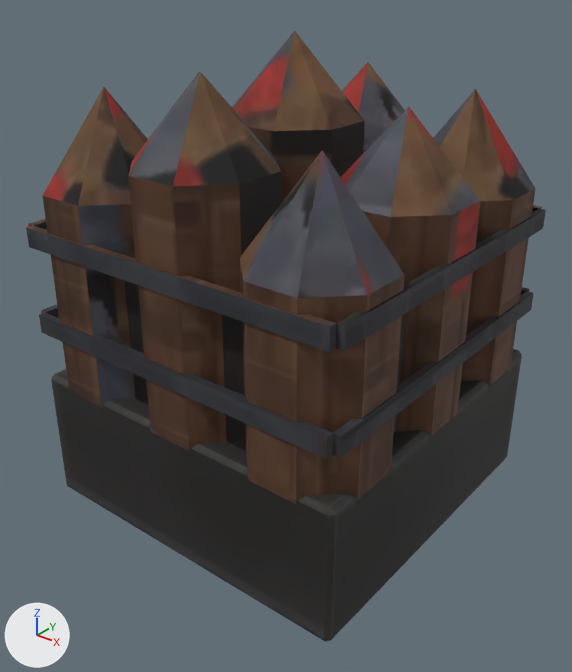
Before and after pictures for a commit that changed the glTF model public/models/wall_orc.glb.
Rendered twice from a 50 mm camera at (3.08, -3.93, 3.02) aimed at (0.06, -0.16, 0.68). The lights are fixed; the arrows at lower left show +X, +Y and +Z. The picture after the commit comes second. Where no turn or scale is listed for an object, it has been applied to the vertices. Vertices at exactly the same position are counted once.

Objects in the first picture: 'Static_Mesh'.
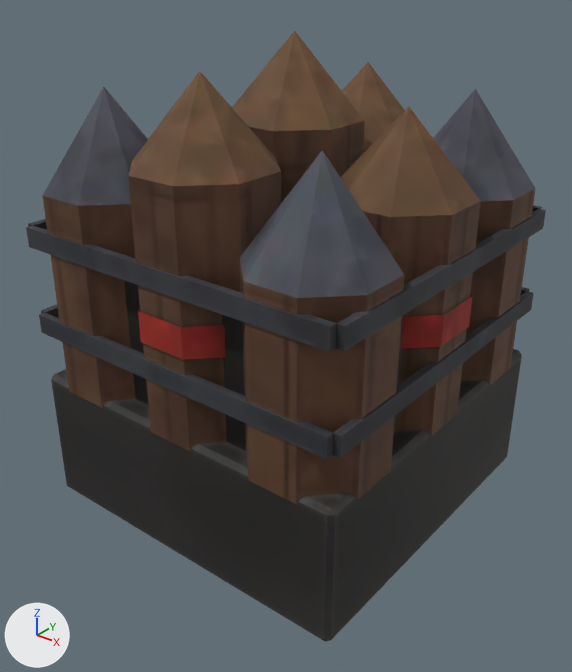
The edits, one by one:
me_static_mesh is used by ob_static_mesh; location (0.0, 0.0, 0.0).
me_static_mesh had 233 vertices, 368 faces and spanned x -1.22..1.22, y -1.22..1.22, z -0.55..2.6.
me_static_mesh now has 297 vertices, 432 faces and spans x -1.22..1.22, y -1.22..1.22, z -0.55..2.6.
me_static_mesh part 1: a new loose piece of 16 vertices spanning x -0.42..0.42, y -1.22..-0.38, z 0.97..1.17, in mat_atlas (picture img_wall_orc_atlas).
me_static_mesh part 2: a new loose piece of 16 vertices spanning x 0.38..1.22, y -0.42..0.42, z 0.97..1.17, in mat_atlas (picture img_wall_orc_atlas).
me_static_mesh part 3: 331 kept faces spanning x -1.22..1.22, y -1.22..1.22, z -0.55..2.6 get new texture (UV) coordinates.
Other edits to the shape of me_static_mesh do not show in these pictures.

Where the change shows, as pixel boxes [x1, y1, x2, y2] in the pictures (572 x 672 px):
part 1 of me_static_mesh, added (red): after [138, 304, 225, 360]
part 2 of me_static_mesh, added (red): after [401, 294, 472, 348]
part 3 of me_static_mesh, surface changed: [26, 30, 546, 501] in both
